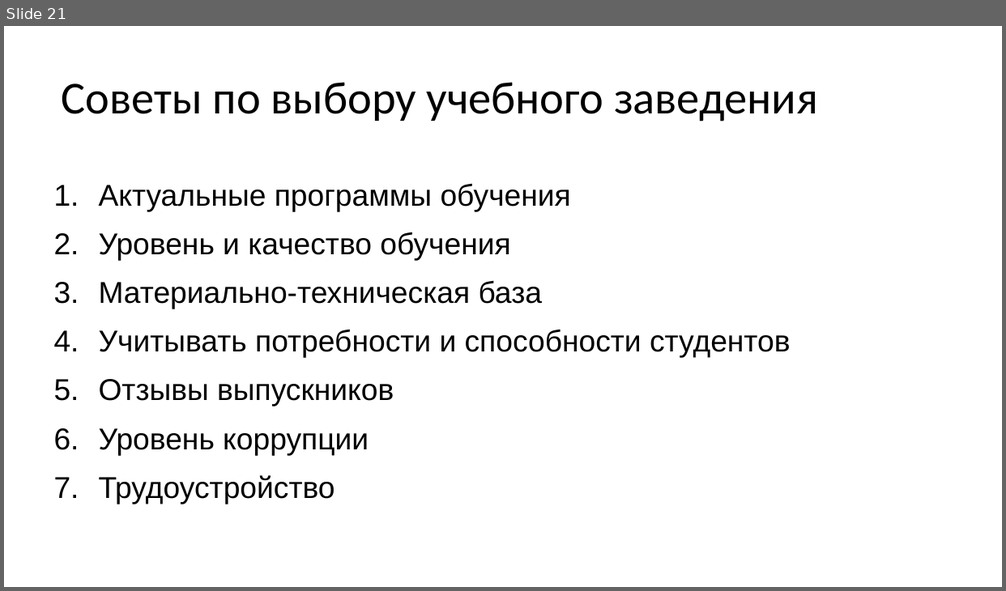
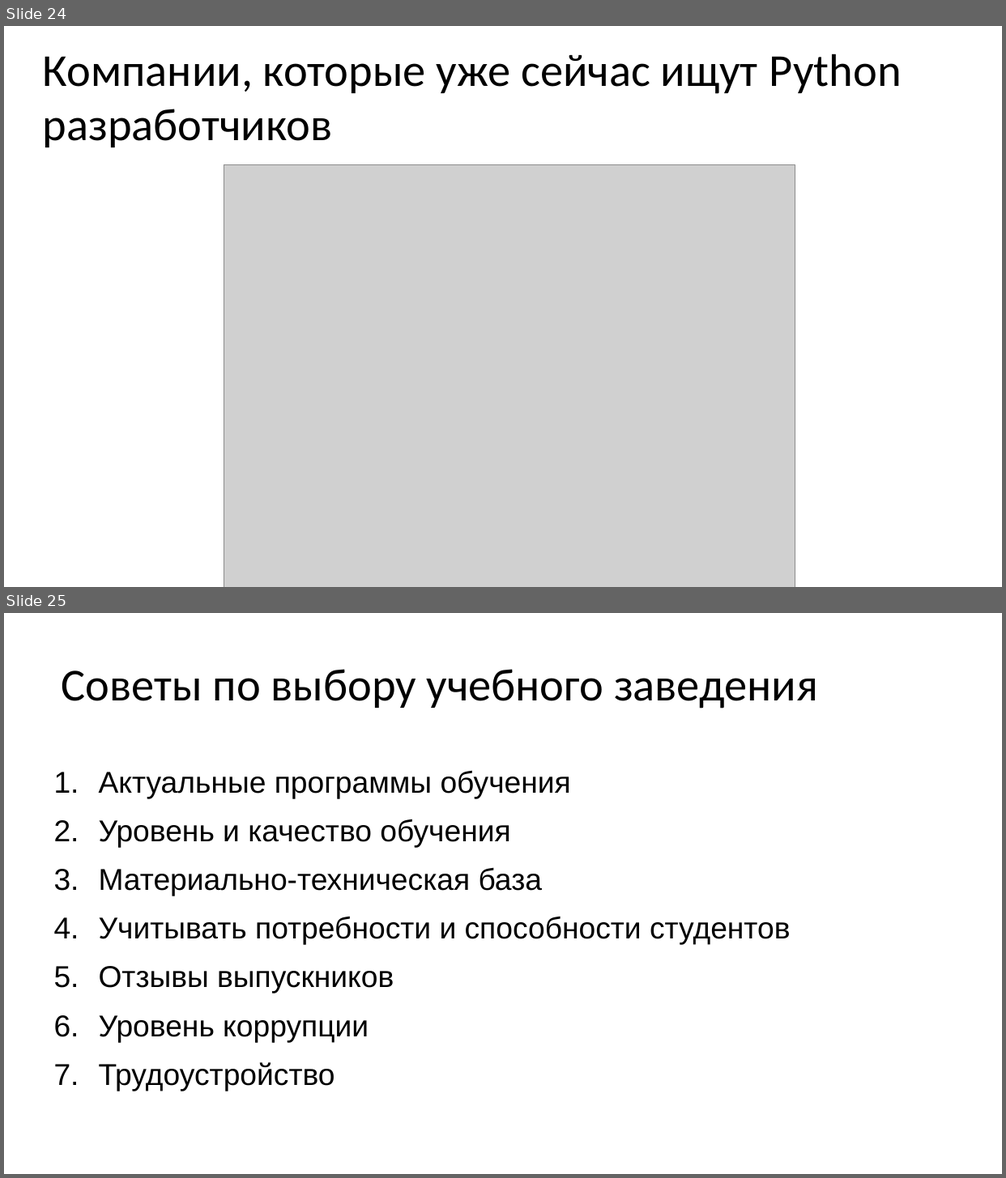
Before and after one commit to maxchv/LearnPython, a slide deck: webminar.pptx. Shown one above the other, each under a label of ours: slide 21 before the commit, slides 24 and 25 after it. The pictures are 1006x591 and 1006x1178 pixels, drawn with LibreOffice and Linux fonts; fonts in the diff are those of the drawing; grey boxes stand for pictures. Boxes give left, top, right and bottom in pixels: in the first picture for what was removed or moved away, otherwise in the second. Text is boxed around its words. In the diff, an @@ line names an element or a change of style, - is before the commit and + after.

```diff
--- a/webminar.pptx
+++ b/webminar.pptx
@@ slide 24 added at box(4, 26, 1002, 587), background #FFFFFF @@
@@ title added at box(43, 54, 901, 148), 44 pt, text #000000 @@
+Компании, которые уже сейчас ищут Python разработчиков
@@ picture added at box(224, 165, 795, 587) @@
@@ what was slide 21 is now slide 25 @@
```
Also in this commit, not shown: 9 slides changed, 4 other slides added, 1 slide removed.
